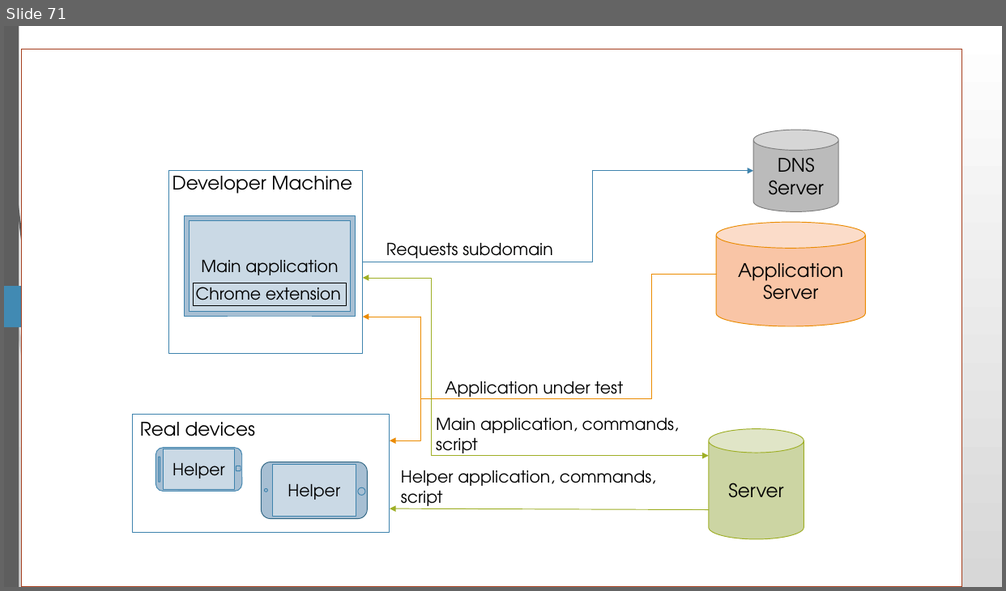
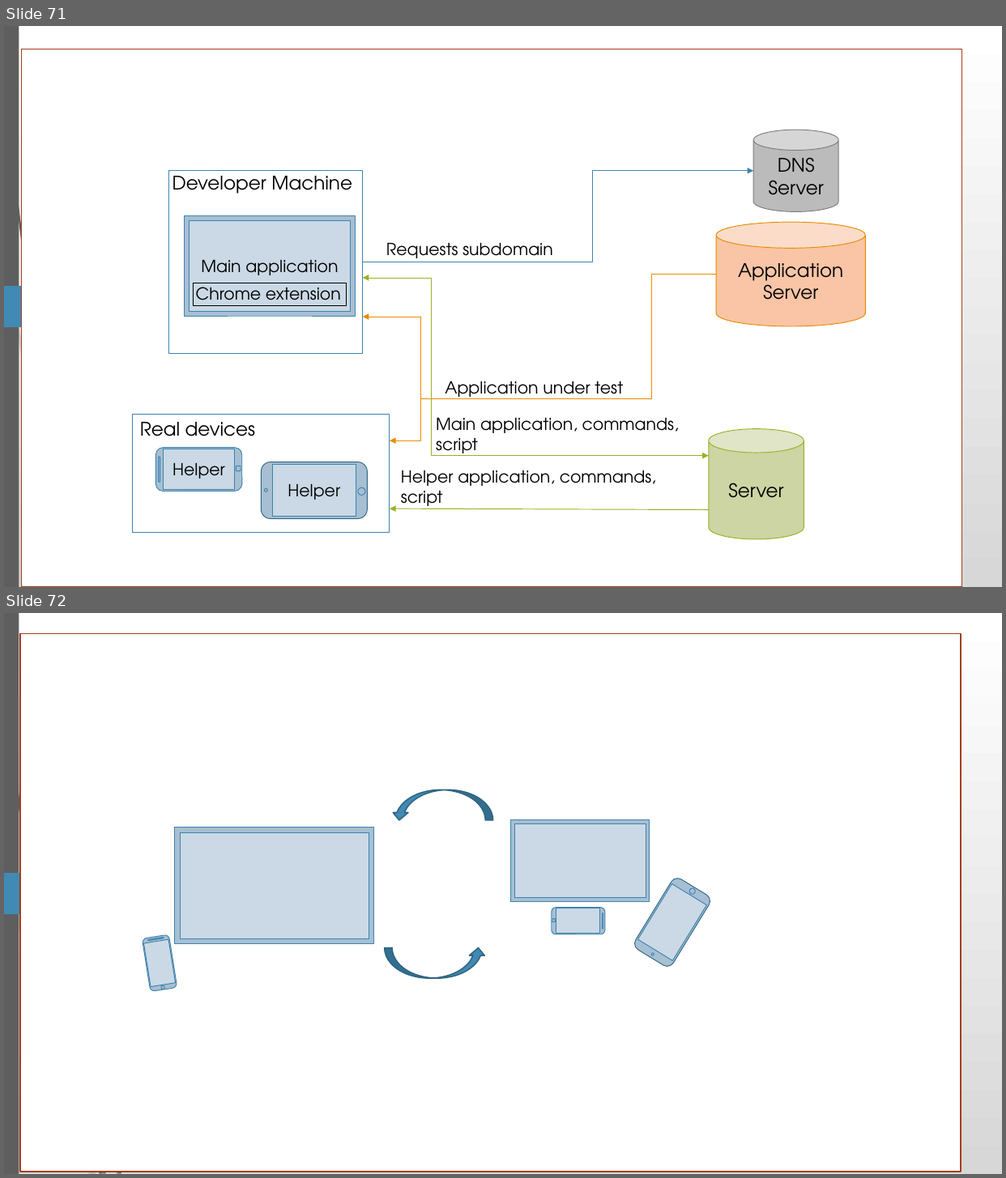
Before and after one commit to mhusm/XDTools, a slide deck: Presentations/Midterm/midterm.pptx. Shown one above the other, each under a label of ours: slide 71 before the commit, slides 71 and 72 after it. The pictures are 1006x591 and 1006x1178 pixels, drawn with LibreOffice and Linux fonts; fonts in the diff are those of the drawing. Boxes give left, top, right and bottom in pixels: in the first picture for what was removed or moved away, otherwise in the second. Text is boxed around its words. In the diff, an @@ line names an element or a change of style, - is before the commit and + after.

Commit message:
updated presentation

```diff
--- a/Presentations/Midterm/midterm.pptx
+++ b/Presentations/Midterm/midterm.pptx
@@ slide 72 added at (x1=4, y1=613, x2=1002, y2=1174), background gradient #FFFFFF to #D7D7D7; not listed: 14 template elements that a slide beside it also shows @@
@@ rectangle added at (x1=20, y1=634, x2=961, y2=1172), fill #FFFFFF, outline #A53D1D 1.25 pt @@
@@ curved up arrow added at (x1=392, y1=790, x2=493, y2=820), fill #418AB3, outline #306684 1.25 pt @@
@@ rectangle added at (x1=175, y1=828, x2=374, y2=944), fill #A7BFD3, outline #3E83AD 0.75 pt @@
@@ rectangle added at (x1=511, y1=820, x2=650, y2=902), fill #A7BFD3, outline #3E83AD 0.75 pt @@
@@ rectangle added at (x1=514, y1=824, x2=646, y2=898), fill #CAD9E5, outline #3E83AD 0.75 pt @@
@@ rectangle added at (x1=180, y1=833, x2=368, y2=939), fill #CAD9E5, outline #3E83AD 0.75 pt @@
@@ group added at (x1=552, y1=908, x2=605, y2=935): 3 rounded rectangles, 1 rectangle @@
@@ group added at (x1=143, y1=935, x2=177, y2=992): 3 rounded rectangles, 1 rectangle @@
@@ curved up arrow added at (x1=385, y1=948, x2=485, y2=979), fill #418AB3, outline #306684 1.25 pt @@
@@ group added at (x1=633, y1=876, x2=713, y2=969): 2 ellipses, 1 rounded rectangle, 1 rectangle @@
```
Also in this commit, not shown: 5 slides changed, 11 other files.
